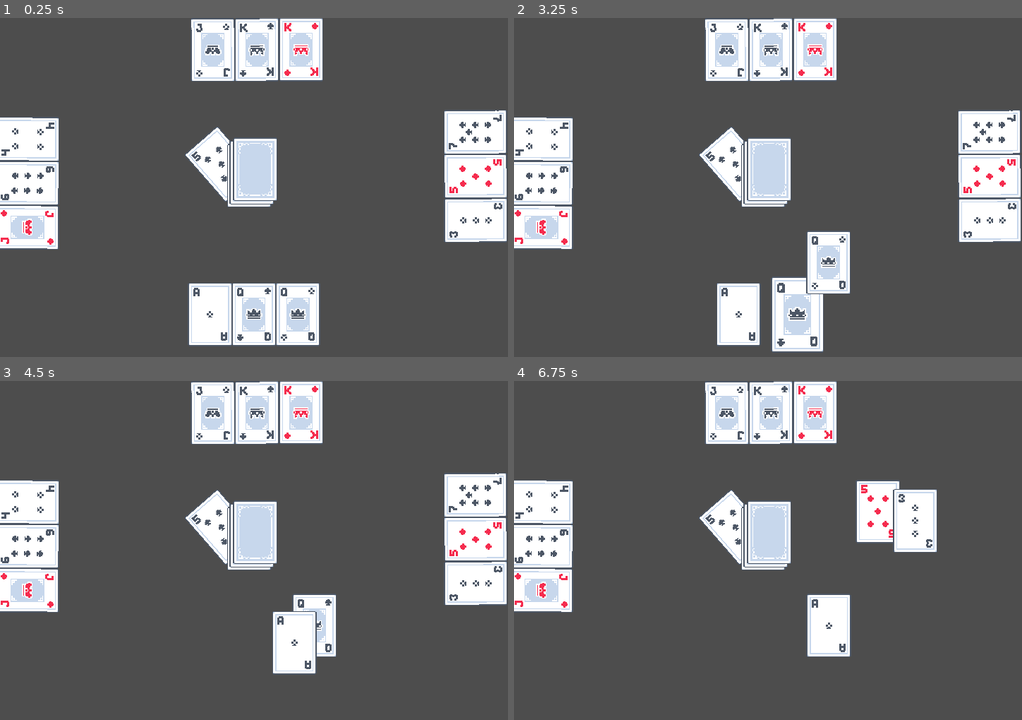
Above: before the commit, frames 1-4 (two rows, left to right).
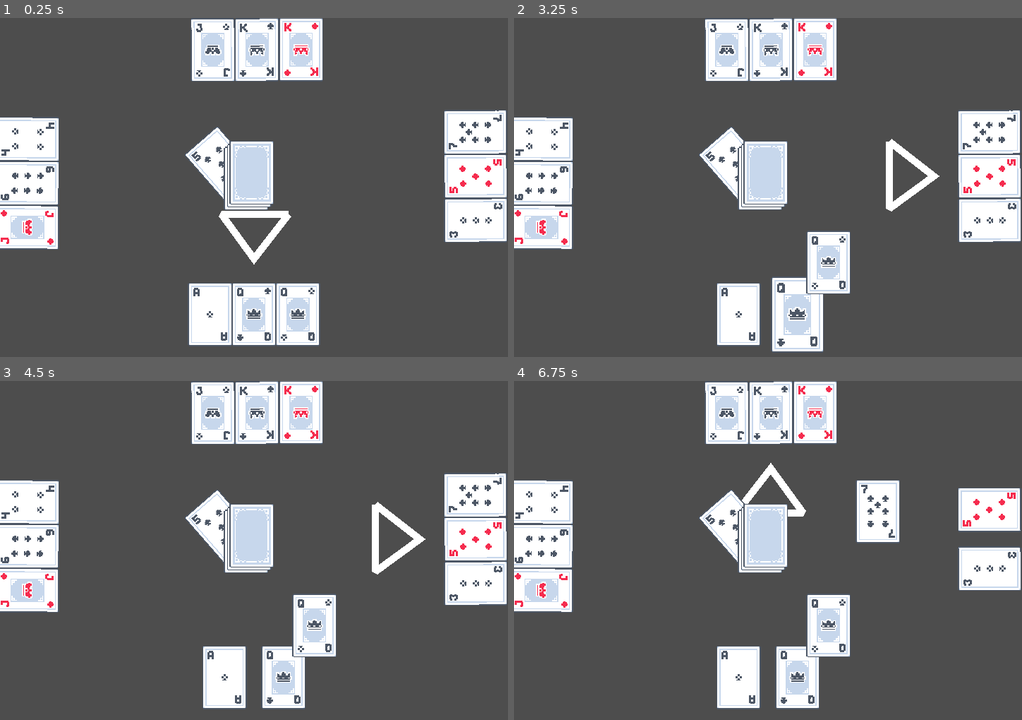
Above: after the commit, the same moments.

Repository: Brawmario/Godotruco
Game: Godot game, scene res://main.tscn
The game is run twice, just before and just after one commit, with the same random seed, the same clock (stepped at 60 frames per second) and the same inputs.
Inputs (mouse positions are in pixels of both pictures, inside the frame that each line leads up to):
- Up to frame 1 (0.25 s): no input
- Up to frame 2 (3.25 s): tap Enter at 0.5, 2 s; move the mouse to (762, 173) at 0.52 s; click (762, 173) at 0.67 s; tap Space at 1.25, 2.75 s; move the mouse to (768, 173) at 1.27 s; click (768, 173) at 1.42 s; move the mouse to (768, 170) at 2.02 s; click (768, 170) at 2.17 s; move the mouse to (813, 316) at 2.77 s; click (813, 316) at 2.92 s
- Up to frame 3 (4.5 s): tap Enter at 3.5 s; move the mouse to (284, 679) at 3.52 s; click (284, 679) at 3.67 s; tap Space at 4.25 s; move the mouse to (254, 679) at 4.27 s; click (254, 679) at 4.42 s
- Up to frame 4 (6.75 s): move the mouse to (991, 496) at 5.02 s; click (991, 496) at 5.17 s; move the mouse to (991, 509) at 5.77 s; click (991, 509) at 5.92 s; move the mouse to (991, 540) at 6.52 s; click (991, 540) at 6.67 s

The runs differ from the first frame. In frame 1, 1.4% of the frame differs, in the area x 43-58%, y 35-73%; in frame 2, 1.4%; in frame 3, 5.2%; in frame 4, 9.8%, in the area x 39-100%, y 24-97%.

Commit message:
Implement clean cards animation and player indicator

Diff:
--- a/deck/deck.tscn
+++ b/deck/deck.tscn
@@ -4,13 +4,12 @@
 [ext_resource type="PackedScene" uid="uid://oo4lofuv55xf" path="res://card/card.tscn" id="2_50mcv"]
 
 [node name="Deck" type="Node2D"]
-position = Vector2(-7, 6)
 script = ExtResource("1_k5xev")
 
 [node name="Card" parent="." instance=ExtResource("2_50mcv")]
+position = Vector2(-4, 4)
 
 [node name="Card2" parent="." instance=ExtResource("2_50mcv")]
-position = Vector2(4, -4)
 
 [node name="Card3" parent="." instance=ExtResource("2_50mcv")]
-position = Vector2(9, -9)
+position = Vector2(4, -4)
--- a/main.gd
+++ b/main.gd
@@ -2,6 +2,7 @@
 
 
 var _vira: Card = null
+var _starting_player: int
 var _current_player: int
 var _played_cards_count := 0
 var _player_order := [1, 2, 3, 4]
@@ -15,11 +16,15 @@
 	$"Hands/3": $PlayedCards/CardContainer3,
 	$"Hands/4": $PlayedCards/CardContainer4,
 }
+@onready var player_indicator = $PlayerIndicator
 
 
 func _ready() -> void:
 	_fill_hands()
 	_draw_vira()
+	_starting_player = 1
+	_current_player = 1
+	_update_player_indicator()
 
 
 func _fill_hands() -> void:
@@ -39,6 +44,11 @@
 
 
 func _play_card_from_player(card: Card, hand: Hand) -> void:
+	if _current_player != hand.player:
+		return
+
+	card.add_to_group("played_cards")
+
 	var card_container: Node2D = _hand_to_container.get(hand)
 
 	card.flipped = false
@@ -54,9 +64,14 @@
 
 	_update_winning_cards(card)
 
+	_current_player = wrapi(_current_player + 1, 1, 5)
 	_played_cards_count += 1
 	if _played_cards_count >= 4:
 		_resolve_turn()
+		await get_tree().create_timer(0.5).timeout
+		_clean_played_cards()
+
+	_update_player_indicator()
 
 
 func _update_winning_cards(played_card: Card) -> void:
@@ -82,6 +97,26 @@
 		print("round winner: Tie!")
 	else:
 		print("round winner: player ", winning_players[0])
+		_starting_player = winning_players[0]
 
 	_winning_cards.clear()
 	_played_cards_count = 0
+
+	_current_player = _starting_player
+
+
+func _clean_played_cards() -> void:
+	var tween := create_tween().set_parallel()
+
+	for card in get_tree().get_nodes_in_group("played_cards"):
+		tween.tween_property(card, "global_position", _deck.global_position, 0.1)
+
+	await tween.finished
+
+	get_tree().call_group("played_cards", "queue_free")
+
+
+func _update_player_indicator() -> void:
+	var hand := get_node("Hands/%d" % _current_player)
+	player_indicator.global_position = hand.global_position
+	player_indicator.global_rotation = hand.global_rotation
--- a/main.tscn
+++ b/main.tscn
@@ -67,3 +67,10 @@
 
 [node name="CardContainer4" type="Marker2D" parent="PlayedCards"]
 position = Vector2(159, 289)
+
+[node name="PlayerIndicator" type="Node2D" parent="."]
+position = Vector2(-2, 0)
+
+[node name="Line2D" type="Line2D" parent="PlayerIndicator"]
+position = Vector2(-46, -145)
+points = PackedVector2Array(95, 3, 66.7846, 39.2769, 46, 66, 0, 3, 95, 3)
